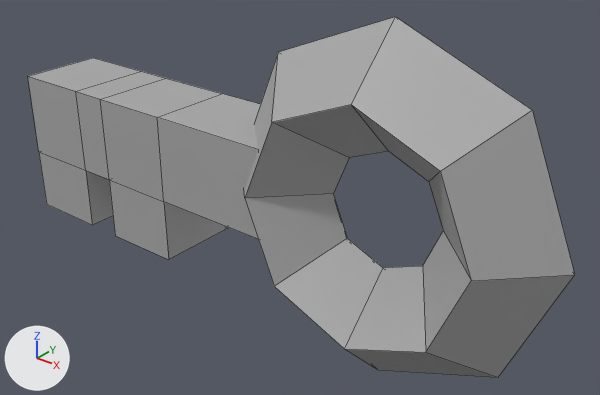
Two versions of the FBX model Assets/Collectables/Meshes/key.fbx, one commit apart.
Before and after are seen from a 50 mm camera at (0.405, -0.486, 0.288) aimed at (0.007, 0.011, -0.02). The lights are fixed; the arrows at lower left show +X, +Y and +Z. The first picture is the older version. Mesh edges are drawn as thin lines. Where no turn or scale is listed for an object, it has been applied to the vertices.

The first picture shows 'key', 'pCube1'.
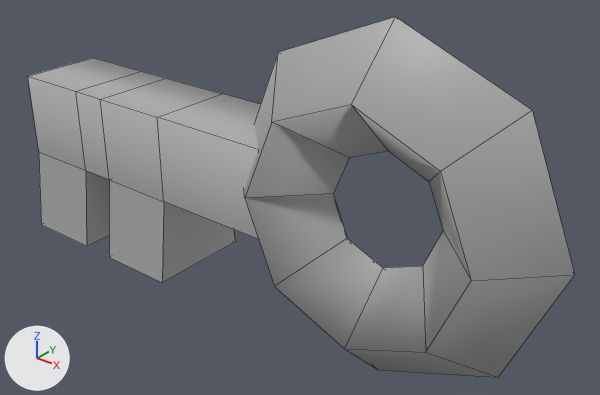
Changed parts and their boxes (x1, y1, x2, y2) in the pictures (600 x 395 px; the box of a moved part takes in the faces that stretch with it):
'pCube1', reshaped (11% taller)
    before: (28, 58, 261, 260)
    after: (28, 58, 261, 282)
part 1 of me_mesh_001, moved or reshaped
    before: (39, 152, 228, 260)
    after: (39, 152, 235, 282)
part 2 of me_mesh, shading changed
    both: (244, 77, 575, 362)

Patch to the scene script:
```diff
--- a/Assets/Collectables/Meshes/key.fbx.py
+++ b/Assets/Collectables/Meshes/key.fbx.py
@@ me_mesh_001 @@
 # used by ob_pcube1; location = (-0.143, 0.0, 0.0)
 # verts and faces of me_mesh_001; kept vertices keep their numbers, new ones are numbered from 28
 # before: 20 (-0.15, 0.04, -0.1), 21 (-0.075, 0.04, -0.1), 22 (-0.075, -0.04, -0.1) at pixel (92, 225), 23 (-0.15, -0.04, -0.1) at pixel (46, 204), 24 (-0.04, 0.04, -0.1)
 # before: 25 (-0.04, -0.04, -0.1) at pixel (115, 235), 26 (0.035, 0.04, -0.1) at pixel (227, 228), 27 (0.035, -0.04, -0.1) at pixel (168, 259)
-me_mesh_001.from_pydata(...)  # 28 vertices, 26 faces; spans x -0.15..0.15, y -0.04..0.04, z -0.1..0.04
+me_mesh_001.from_pydata(...)  # 28 vertices, 25 faces; spans x -0.15..0.15, y -0.05..0.05, z -0.12..0.04
+# me_mesh_001 part 1
+for i in [20, 21, 24, 26]: verts[i] += (0.0, 0.01, -0.02)
+for i in [22, 23, 25, 27]: verts[i] += (0.0, -0.01, -0.02)
+# other edits to the shape of me_mesh_001 do not show in these pictures
 me_mesh_001.materials.append(mat_standardsurface1)
@@ me_mesh @@
 me_mesh.from_pydata(...)  # 32 vertices, 32 faces; spans x -0.15..0.15, y -0.05..0.05, z -0.15..0.15
 # used by ob_key; location = (0.1, 0.0, 0.0)
+# me_mesh part 2: edges marked sharp go from 64 to 16
 me_mesh.materials.append(mat_standardsurface1)
```
